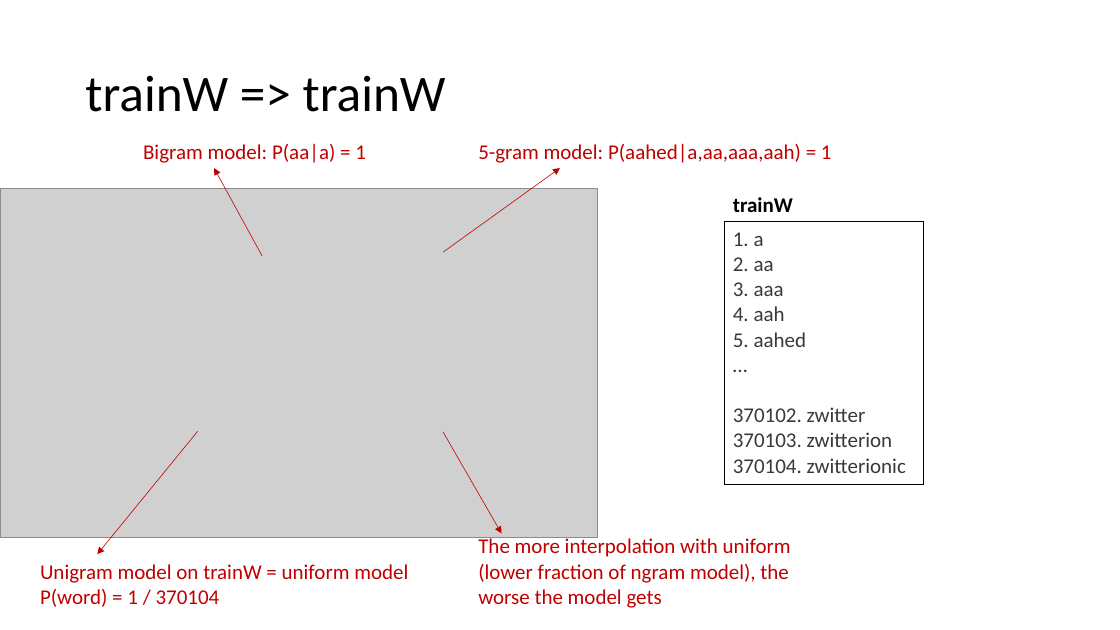
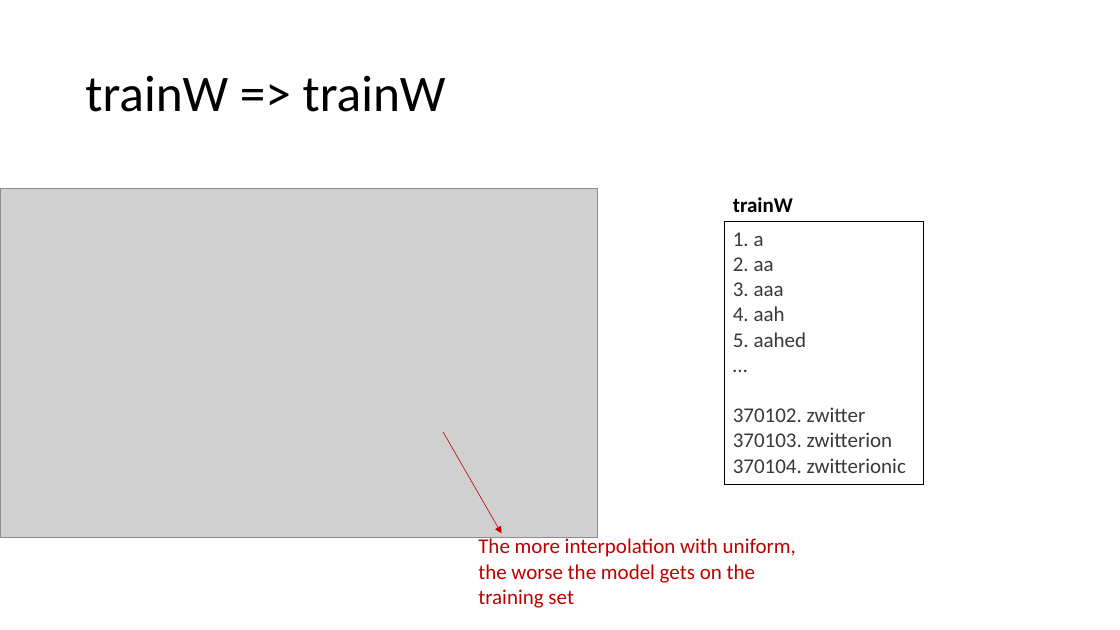
Before and after one commit to khanhnguyendata/ngram, a slide deck: slide 9 of ngram_model_khanh.pptx. Drawn at 1120x630 pixels with LibreOffice and Linux fonts; fonts in the diff are those of the drawing; grey boxes stand for pictures. Boxes give left, top, right and bottom in pixels: in the first picture for what was removed or moved away, otherwise in the second. Text is boxed around its words. In the diff, an @@ line names an element or a change of style, - is before the commit and + after.

Commit message:
Finish presentation!

```diff
--- a/ngram_model_khanh.pptx
+++ b/ngram_model_khanh.pptx
@@ text removed at (143, 144, 366, 163) @@
-Bigram model: P(aa|a) = 1
@@ text removed at (478, 143, 832, 163) @@
-5-gram model: P(aahed|a,aa,aaa,aah) = 1
@@ arrow removed from (262, 256) to (214, 168) @@
@@ arrow removed from (443, 252) to (560, 168) @@
@@ arrow removed from (197, 431) to (97, 555) @@
@@ text at (478, 536, 796, 608): text changed @@
-The more interpolation with uniform (lower fraction of ngram model), the worse the model gets
+The more interpolation with uniform, the worse the model gets on the training set
@@ text removed at (40, 564, 408, 607) @@
-Unigram model on trainW = uniform model
-P(word) = 1 / 370104
```
Also in this commit, not shown: 11 other slides changed, 1 slide removed, 2 other files.
